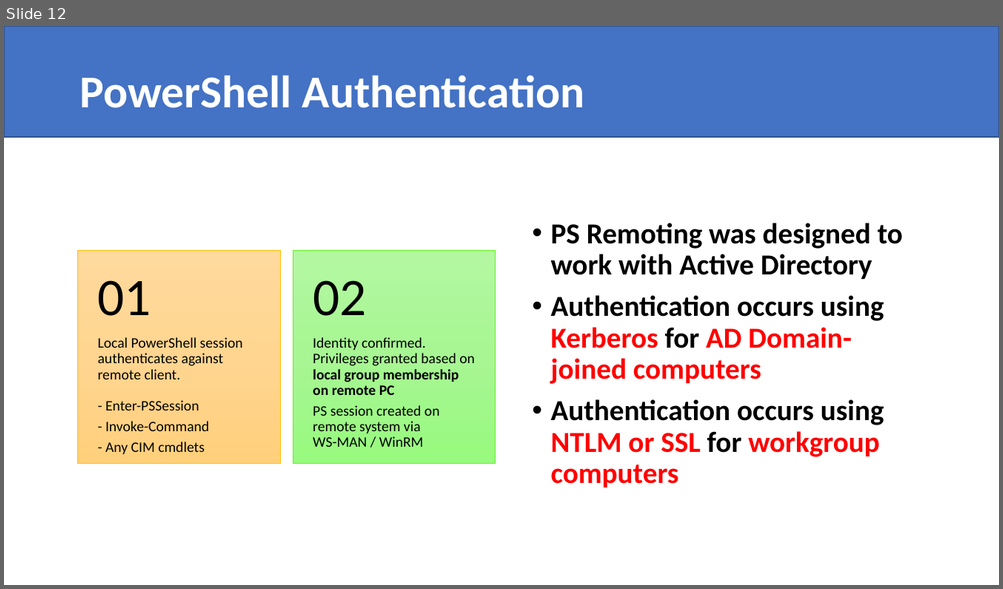
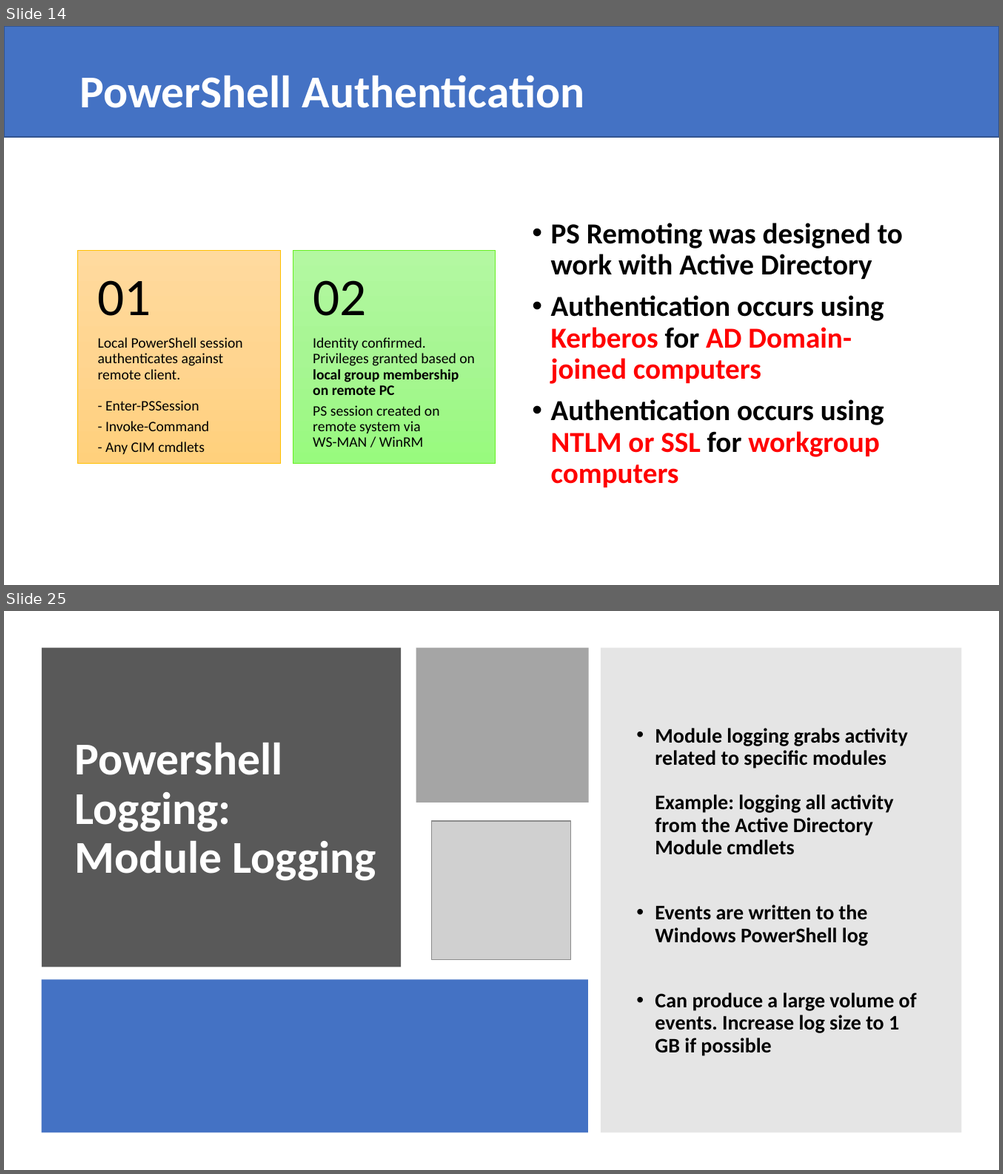
Before and after one commit to compwiz32/Presentations, a slide deck: 2019-11 RTPSUG/Configuring PSRemoting security and logging.pptx. Shown one above the other, each under a label of ours: slide 12 before the commit, slides 14 and 25 after it; the slides between them are not shown. The pictures are 1003x589 and 1003x1174 pixels, drawn with LibreOffice and Linux fonts; fonts in the diff are those of the drawing; grey boxes stand for pictures. Boxes give left, top, right and bottom in pixels: in the first picture for what was removed or moved away, otherwise in the second. Text is boxed around its words. In the diff, an @@ line names an element or a change of style, - is before the commit and + after.

```diff
--- a/2019-11 RTPSUG/Configuring PSRemoting security and logging.pptx
+++ b/2019-11 RTPSUG/Configuring PSRemoting security and logging.pptx
@@ slide 25 added at [4,611,999,1170], background #FFFFFF @@
@@ rectangle added at [42,647,401,967], fill #595959 @@
@@ rectangle added at [416,647,588,803], fill #A5A5A5 @@
@@ rectangle added at [601,647,962,1133], fill #808080 at 20% opacity @@
@@ title added at [74,743,375,881], 44 pt, text #FFFFFF, bold @@
+Powershell Logging: Module Logging
@@ text added at [654,728,916,1056], 20 pt, text #000000, bold @@
+• Module logging grabs activity related to specific modules
+  Example: logging all activity from the Active Directory Module cmdlets
+• Events are written to the Windows PowerShell log
+• Can produce a large volume of events. Increase log size to 1 GB if possible
@@ picture added at [432,821,571,961] @@
@@ rectangle added at [41,980,587,1133], fill #4472C4 @@
@@ what was slide 12 is now slide 14 @@
```
Also in this commit, not shown: 6 slides changed, 28 other slides added, 1 slide removed, 1 other file.
